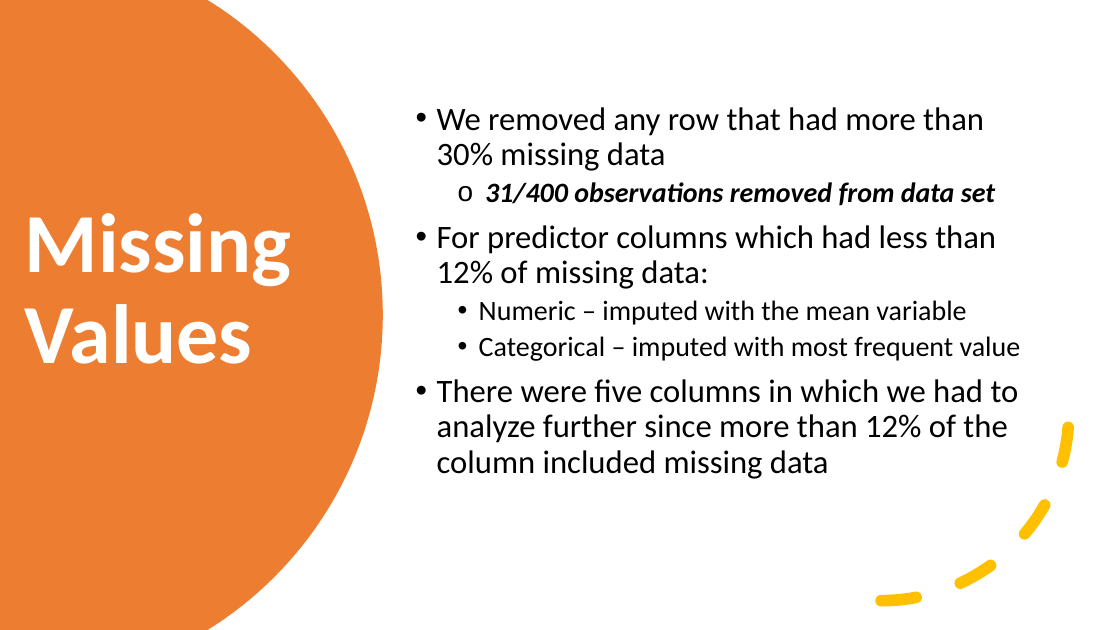
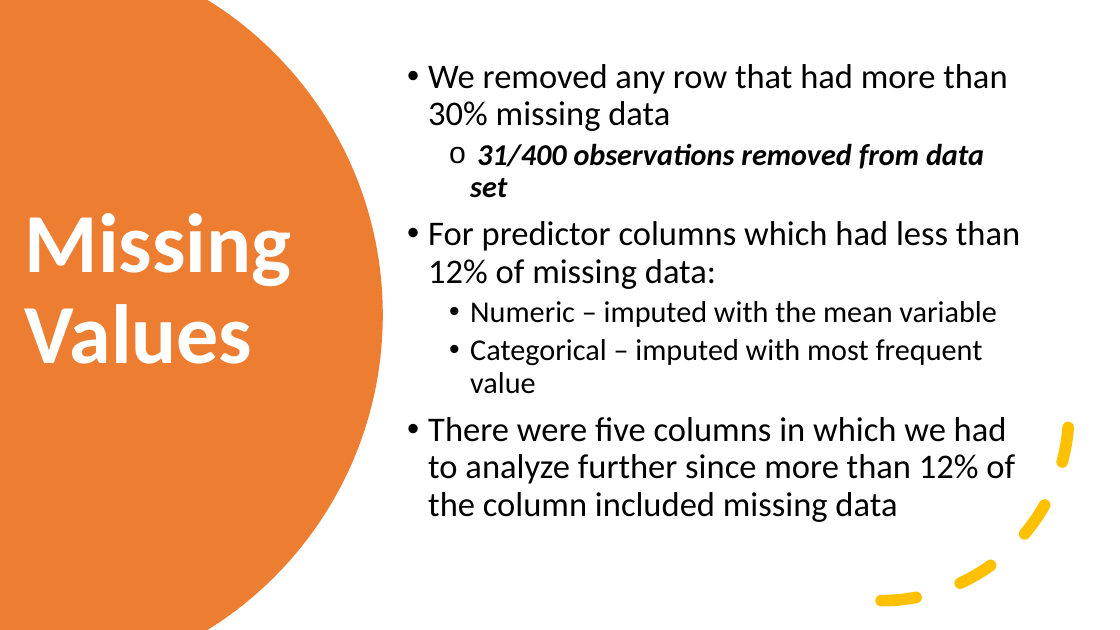
Before and after one commit to tayrotayro/Machine-Learning-Project-ISDS-7070, a slide deck: slide 9 of ckd_presentation.pptx. Drawn at 1120x630 pixels with LibreOffice and Linux fonts; fonts in the diff are those of the drawing. Boxes give left, top, right and bottom in pixels: in the first picture for what was removed or moved away, otherwise in the second. Text is boxed around its words. In the diff, an @@ line names an element or a change of style, - is before the commit and + after.

```diff
--- a/ckd_presentation.pptx
+++ b/ckd_presentation.pptx
@@ text "We removed any row that ...": place and size @@
-text "We removed any row that ..." at (437,107,1021,479)
+text "We removed any row that ..." at (428,64,1020,522)
@@ text "We removed any row that ..." at (428,64,1020,522): size 28 to 29.6 pt in "We removed any row that had more ...", "For predictor columns which had less than ...", "There were five columns in which we ..."; size 24 to 25.9 pt in "31/400 observations removed from data set", "Numeric – imputed with the mean variable", "Categorical – imputed with most frequent value" @@
```
Also in this commit, not shown: 13 other slides changed, 2 slides removed, 1 other file.
